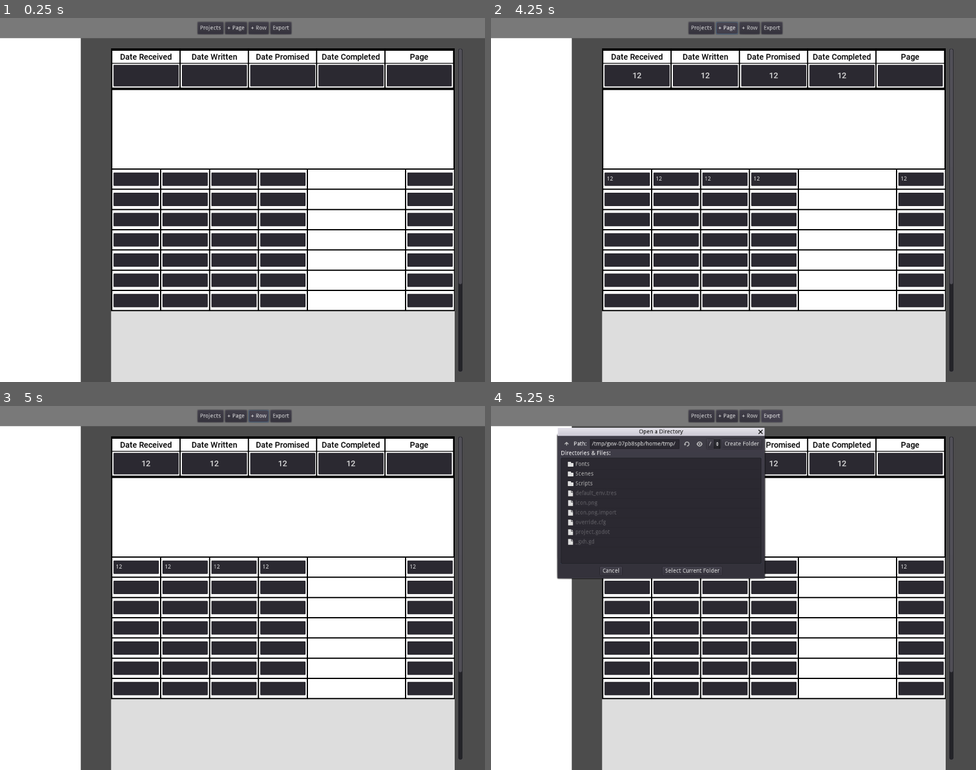
Above: before the commit, frames 1-4 (two rows, left to right).
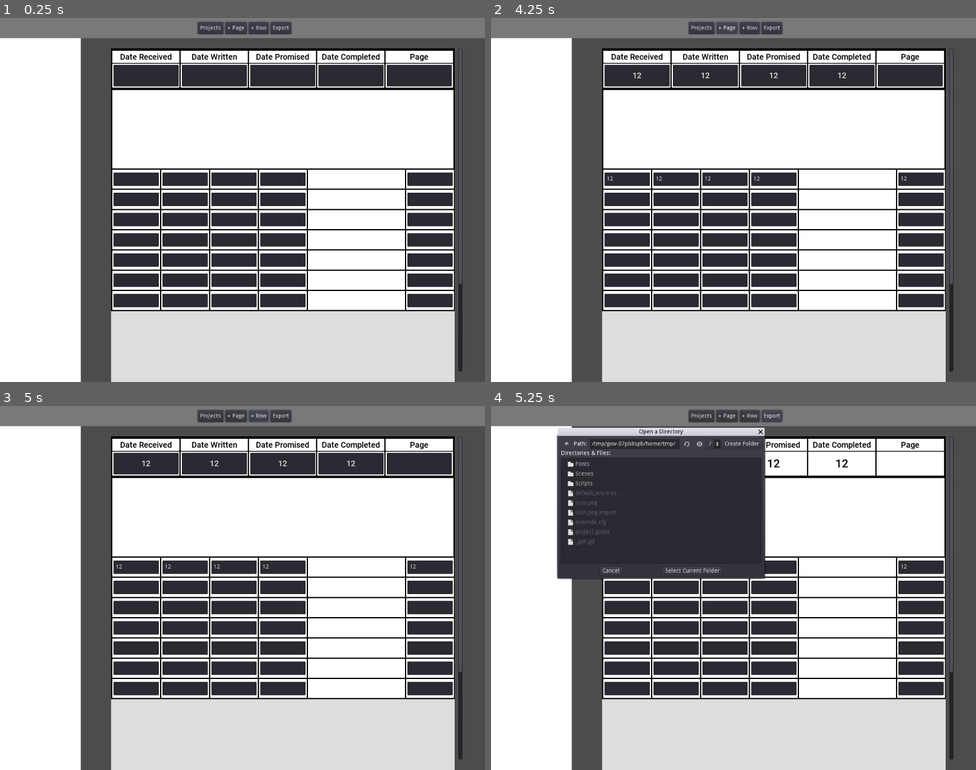
Above: after the commit, the same moments.

Repository: Ryan-Mirch/Work-Order-Creator
Game: Godot game, scene res://Scenes/Main.tscn
Same seed, same stepped clock (60 frames per second), same inputs: the game is played once before the commit and once after it.
Inputs (mouse positions are in pixels of both pictures, inside the frame that each line leads up to):
- Up to frame 1 (0.25 s): no input
- Up to frame 2 (4.25 s): click (636, 76) at 0.52 s; type "12" at 0.6 s; click (704, 76) at 0.75 s; type "12" at 0.83 s; click (772, 76) at 0.98 s; type "12" at 1.07 s; click (840, 76) at 1.27 s; type "12" at 1.35 s; click (626, 178) at 1.5 s; type "12" at 1.58 s; click (675, 178) at 1.73 s; type "12" at 1.82 s; click (723, 178) at 2.02 s; type "12" at 2.1 s; click (772, 178) at 2.25 s; type "12" at 2.33 s; click (922, 178) at 2.48 s; type "12" at 2.57 s; click "Projects" at 2.75 s; click "+ Page" at 3.5 s
- Up to frame 3 (5 s): click "+ Row" at 4.25 s
- Up to frame 4 (5.25 s): click "Export" at 5 s

Frames 1-3 are identical in both runs. In frame 4, 2.1% of the frame differs, in the area x 56-94%, y 12-19%.

Commit message:
Refined First Header Row
- All 5 entries come form an object
- When exporting, entry text goes away revealing label text

Diff:
--- /dev/null
+++ b/Fonts/Roboto28.tres
@@ -0,0 +1,7 @@
+[gd_resource type="DynamicFont" load_steps=2 format=2]
+
+[ext_resource path="res://Fonts/Roboto-Medium.ttf" type="DynamicFontData" id=1]
+
+[resource]
+size = 28
+font_data = ExtResource( 1 )
--- /dev/null
+++ b/Fonts/Roboto30.tres
@@ -0,0 +1,7 @@
+[gd_resource type="DynamicFont" load_steps=2 format=2]
+
+[ext_resource path="res://Fonts/Roboto-Medium.ttf" type="DynamicFontData" id=1]
+
+[resource]
+size = 30
+font_data = ExtResource( 1 )
--- /dev/null
+++ b/Scenes/Entry.gd
@@ -0,0 +1,17 @@
+extends LineEdit
+
+# Declare member variables here. Examples:
+# var a = 2
+# var b = "text"
+
+# Called when the node enters the scene tree for the first time.
+func _ready():
+	self.connect("text_changed", self, "_update_label")
+
+# Called every frame. 'delta' is the elapsed time since the previous frame.
+#func _process(delta):
+#	pass
+
+
+func _update_label(newText):
+	get_parent().get_node("Entry Text").text = newText
--- a/Scenes/Header.tscn
+++ b/Scenes/Header.tscn
@@ -1,6 +1,6 @@
 [gd_scene load_steps=2 format=2]
 
-[ext_resource path="res://Fonts/Roboto.tres" type="DynamicFont" id=1]
+[ext_resource path="res://Scenes/SmallHeaderEntry.tscn" type="PackedScene" id=1]
 
 [node name="ColorRect" type="ColorRect"]
 margin_right = 850.0
@@ -26,220 +26,25 @@
 rect_min_size = Vector2( 850, 103 )
 custom_constants/separation = -4
 
-[node name="Date Recieved" type="ColorRect" parent="VBoxContainer/HBoxContainer"]
-margin_right = 173.0
-margin_bottom = 103.0
-rect_min_size = Vector2( 173, 0 )
-color = Color( 0, 0, 0, 1 )
+[node name="Date Recieved" parent="VBoxContainer/HBoxContainer" instance=ExtResource( 1 )]
+label = "Date Received"
 
-[node name="Entry Bg" type="ColorRect" parent="VBoxContainer/HBoxContainer/Date Recieved"]
-anchor_right = 1.0
-anchor_bottom = 1.0
-margin_left = 3.0
-margin_top = 38.0
-margin_right = -3.0
-margin_bottom = -6.0
-
-[node name="Entry" type="LineEdit" parent="VBoxContainer/HBoxContainer/Date Recieved/Entry Bg"]
-anchor_right = 1.0
-anchor_bottom = 1.0
-margin_left = 3.0
-margin_top = 3.0
-margin_right = -3.0
-margin_bottom = -3.0
-custom_fonts/font = ExtResource( 1 )
-align = 1
-max_length = 15
-
-[node name="Label Bg" type="ColorRect" parent="VBoxContainer/HBoxContainer/Date Recieved"]
-editor/display_folded = true
-anchor_right = 1.0
-anchor_bottom = 1.0
-margin_left = 3.0
-margin_top = 6.0
-margin_right = -3.0
-margin_bottom = -67.0
-
-[node name="Label" type="Label" parent="VBoxContainer/HBoxContainer/Date Recieved/Label Bg"]
-anchor_right = 1.0
-anchor_bottom = 1.0
-custom_fonts/font = ExtResource( 1 )
-custom_colors/font_color = Color( 0, 0, 0, 1 )
-text = "Date Received"
-align = 1
-valign = 1
-
-[node name="Date Written" type="ColorRect" parent="VBoxContainer/HBoxContainer"]
+[node name="Date Written" parent="VBoxContainer/HBoxContainer" instance=ExtResource( 1 )]
 margin_left = 169.0
 margin_right = 342.0
-margin_bottom = 103.0
-rect_min_size = Vector2( 173, 0 )
-color = Color( 0, 0, 0, 1 )
+label = "Date Written"
 
-[node name="Entry Bg" type="ColorRect" parent="VBoxContainer/HBoxContainer/Date Written"]
-anchor_right = 1.0
-anchor_bottom = 1.0
-margin_left = 3.0
-margin_top = 38.0
-margin_right = -3.0
-margin_bottom = -6.0
-
-[node name="Entry" type="LineEdit" parent="VBoxContainer/HBoxContainer/Date Written/Entry Bg"]
-anchor_right = 1.0
-anchor_bottom = 1.0
-margin_left = 3.0
-margin_top = 3.0
-margin_right = -3.0
-margin_bottom = -3.0
-custom_fonts/font = ExtResource( 1 )
-align = 1
-max_length = 15
-
-[node name="Label Bg" type="ColorRect" parent="VBoxContainer/HBoxContainer/Date Written"]
-anchor_right = 1.0
-anchor_bottom = 1.0
-margin_left = 3.0
-margin_top = 6.0
-margin_right = -3.0
-margin_bottom = -67.0
-
-[node name="Label" type="Label" parent="VBoxContainer/HBoxContainer/Date Written/Label Bg"]
-anchor_right = 1.0
-anchor_bottom = 1.0
-custom_fonts/font = ExtResource( 1 )
-custom_colors/font_color = Color( 0, 0, 0, 1 )
-text = "Date Written"
-align = 1
-valign = 1
-
-[node name="Date Promised" type="ColorRect" parent="VBoxContainer/HBoxContainer"]
+[node name="Date Promised" parent="VBoxContainer/HBoxContainer" instance=ExtResource( 1 )]
 margin_left = 338.0
 margin_right = 511.0
-margin_bottom = 103.0
-rect_min_size = Vector2( 173, 0 )
-color = Color( 0, 0, 0, 1 )
+label = "Date Promised"
 
-[node name="Entry Bg" type="ColorRect" parent="VBoxContainer/HBoxContainer/Date Promised"]
-anchor_right = 1.0
-anchor_bottom = 1.0
-margin_left = 3.0
-margin_top = 38.0
-margin_right = -3.0
-margin_bottom = -6.0
-
-[node name="Entry" type="LineEdit" parent="VBoxContainer/HBoxContainer/Date Promised/Entry Bg"]
-anchor_right = 1.0
-anchor_bottom = 1.0
-margin_left = 3.0
-margin_top = 3.0
-margin_right = -3.0
-margin_bottom = -3.0
-custom_fonts/font = ExtResource( 1 )
-align = 1
-max_length = 15
-
-[node name="Label Bg" type="ColorRect" parent="VBoxContainer/HBoxContainer/Date Promised"]
-anchor_right = 1.0
-anchor_bottom = 1.0
-margin_left = 3.0
-margin_top = 6.0
-margin_right = -3.0
-margin_bottom = -67.0
-
-[node name="Label" type="Label" parent="VBoxContainer/HBoxContainer/Date Promised/Label Bg"]
-anchor_right = 1.0
-anchor_bottom = 1.0
-custom_fonts/font = ExtResource( 1 )
-custom_colors/font_color = Color( 0, 0, 0, 1 )
-text = "Date Promised"
-align = 1
-valign = 1
-
-[node name="Date Completed" type="ColorRect" parent="VBoxContainer/HBoxContainer"]
+[node name="Date Completed" parent="VBoxContainer/HBoxContainer" instance=ExtResource( 1 )]
 margin_left = 507.0
 margin_right = 680.0
-margin_bottom = 103.0
-rect_min_size = Vector2( 173, 0 )
-color = Color( 0, 0, 0, 1 )
+label = "Date Completed"
 
-[node name="Entry Bg" type="ColorRect" parent="VBoxContainer/HBoxContainer/Date Completed"]
-anchor_right = 1.0
-anchor_bottom = 1.0
-margin_left = 3.0
-margin_top = 38.0
-margin_right = -3.0
-margin_bottom = -6.0
-
-[node name="Entry" type="LineEdit" parent="VBoxContainer/HBoxContainer/Date Completed/Entry Bg"]
-anchor_right = 1.0
-anchor_bottom = 1.0
-margin_left = 3.0
-margin_top = 3.0
-margin_right = -3.0
-margin_bottom = -3.0
-custom_fonts/font = ExtResource( 1 )
-align = 1
-max_length = 15
-
-[node name="Label Bg" type="ColorRect" parent="VBoxContainer/HBoxContainer/Date Completed"]
-anchor_right = 1.0
-anchor_bottom = 1.0
-margin_left = 3.0
-margin_top = 6.0
-margin_right = -3.0
-margin_bottom = -67.0
-
-[node name="Label" type="Label" parent="VBoxContainer/HBoxContainer/Date Completed/Label Bg"]
-anchor_right = 1.0
-anchor_bottom = 1.0
-custom_fonts/font = ExtResource( 1 )
-custom_colors/font_color = Color( 0, 0, 0, 1 )
-text = "Date Completed"
-align = 1
-valign = 1
-
-[node name="Page" type="ColorRect" parent="VBoxContainer/HBoxContainer"]
+[node name="Page Name" parent="VBoxContainer/HBoxContainer" instance=ExtResource( 1 )]
 margin_left = 676.0
 margin_right = 849.0
-margin_bottom = 103.0
-rect_min_size = Vector2( 173, 0 )
-color = Color( 0, 0, 0, 1 )
-
-[node name="Entry Bg" type="ColorRect" parent="VBoxContainer/HBoxContainer/Page"]
-anchor_right = 1.0
-anchor_bottom = 1.0
-margin_left = 3.0
-margin_top = 38.0
-margin_right = -3.0
-margin_bottom = -6.0
-
-[node name="Entry" type="LineEdit" parent="VBoxContainer/HBoxContainer/Page/Entry Bg"]
-anchor_right = 1.0
-anchor_bottom = 1.0
-margin_left = 3.0
-margin_top = 3.0
-margin_right = -3.0
-margin_bottom = -3.0
-size_flags_horizontal = 4
-size_flags_vertical = 4
-custom_fonts/font = ExtResource( 1 )
-align = 1
-max_length = 15
-
-[node name="Label Bg" type="ColorRect" parent="VBoxContainer/HBoxContainer/Page"]
-editor/display_folded = true
-anchor_right = 1.0
-anchor_bottom = 1.0
-margin_left = 3.0
-margin_top = 6.0
-margin_right = -3.0
-margin_bottom = -67.0
-
-[node name="Label" type="Label" parent="VBoxContainer/HBoxContainer/Page/Label Bg"]
-anchor_right = 1.0
-anchor_bottom = 1.0
-custom_fonts/font = ExtResource( 1 )
-custom_colors/font_color = Color( 0, 0, 0, 1 )
-text = "Page"
-align = 1
-valign = 1
+label = "Page"
--- a/Scenes/Main.tscn
+++ b/Scenes/Main.tscn
@@ -79,15 +79,12 @@
 
 # Called every frame. 'delta' is the elapsed time since the previous frame.
 func _process(delta):
-	if folder == null:
-		return
-
-	if pause >= 0:
-		pause += delta
-
-	if pause > 0.1:
-		_take_screenshot()
-		_finished()
+	pass
+
+func _on_FileDialog_dir_selected(dir):
+	folder = dir
+	_take_screenshot()
+	_finished()
 
 func _take_screenshot():
 	var img = PageViewport.get_texture().get_data()
@@ -99,13 +96,15 @@
 
 	folder = null
 	pause = 0
+	for lineEdit in get_tree().get_nodes_in_group(\"Line Edit\"):
+		lineEdit.visible = true
 
 func _on_Export_pressed():
 	PageViewport.gui_disable_input = true
+	for lineEdit in get_tree().get_nodes_in_group(\"Line Edit\"):
+		lineEdit.visible = false
+
 	popup()
-
-func _on_FileDialog_dir_selected(dir):
-	folder = dir
 
 func _on_Save_Pages_As_PNG_popup_hide():
 	if folder == null:
@@ -116,7 +115,6 @@
 script = SubResource( 1 )
 
 [node name="Page" type="ScrollContainer" parent="."]
-editor/display_folded = true
 anchor_left = 0.5
 anchor_top = 0.5
 anchor_right = 0.5
--- /dev/null
+++ b/Scenes/SmallHeaderEntry.tscn
@@ -0,0 +1,74 @@
+[gd_scene load_steps=5 format=2]
+
+[ext_resource path="res://Fonts/Roboto28.tres" type="DynamicFont" id=1]
+[ext_resource path="res://Fonts/Roboto.tres" type="DynamicFont" id=2]
+[ext_resource path="res://Scenes/Entry.gd" type="Script" id=3]
+
+[sub_resource type="GDScript" id=1]
+script/source = "extends ColorRect
+
+# Declare member variables here. Examples:
+# var a = 2
+# var b = \"text\"
+export var label = \"\"
+# Called when the node enters the scene tree for the first time.
+func _ready():
+	$\"Label Bg/Label\".text = label
+
+# Called every frame. 'delta' is the elapsed time since the previous frame.
+#func _process(delta):
+#	pass
+"
+
+[node name="Date Recieved" type="ColorRect"]
+margin_right = 173.0
+margin_bottom = 103.0
+rect_min_size = Vector2( 173, 0 )
+color = Color( 0, 0, 0, 1 )
+script = SubResource( 1 )
+
+[node name="Entry Bg" type="ColorRect" parent="."]
+anchor_right = 1.0
+anchor_bottom = 1.0
+margin_left = 3.0
+margin_top = 38.0
+margin_right = -3.0
+margin_bottom = -6.0
+
+[node name="Entry Text" type="Label" parent="Entry Bg"]
+anchor_right = 1.0
+anchor_bottom = 1.0
+custom_fonts/font = ExtResource( 1 )
+custom_colors/font_color = Color( 0, 0, 0, 1 )
+align = 1
+valign = 1
+
+[node name="Entry" type="LineEdit" parent="Entry Bg" groups=[
+"Line Edit",
+]]
+anchor_right = 1.0
+anchor_bottom = 1.0
+margin_left = 3.0
+margin_top = 3.0
+margin_right = -3.0
+margin_bottom = -3.0
+custom_fonts/font = ExtResource( 2 )
+align = 1
+max_length = 15
+script = ExtResource( 3 )
+
+[node name="Label Bg" type="ColorRect" parent="."]
+anchor_right = 1.0
+anchor_bottom = 1.0
+margin_left = 3.0
+margin_top = 6.0
+margin_right = -3.0
+margin_bottom = -67.0
+
+[node name="Label" type="Label" parent="Label Bg"]
+anchor_right = 1.0
+anchor_bottom = 1.0
+custom_fonts/font = ExtResource( 2 )
+custom_colors/font_color = Color( 0, 0, 0, 1 )
+align = 1
+valign = 1
Not shown: 1 places in Scenes/Main.tscn that only renumber resources
